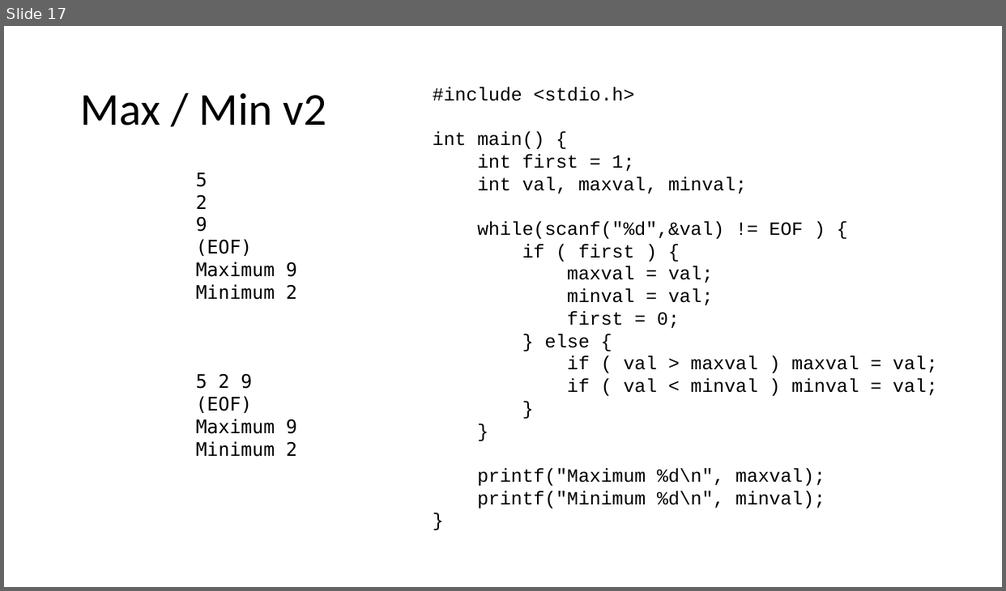
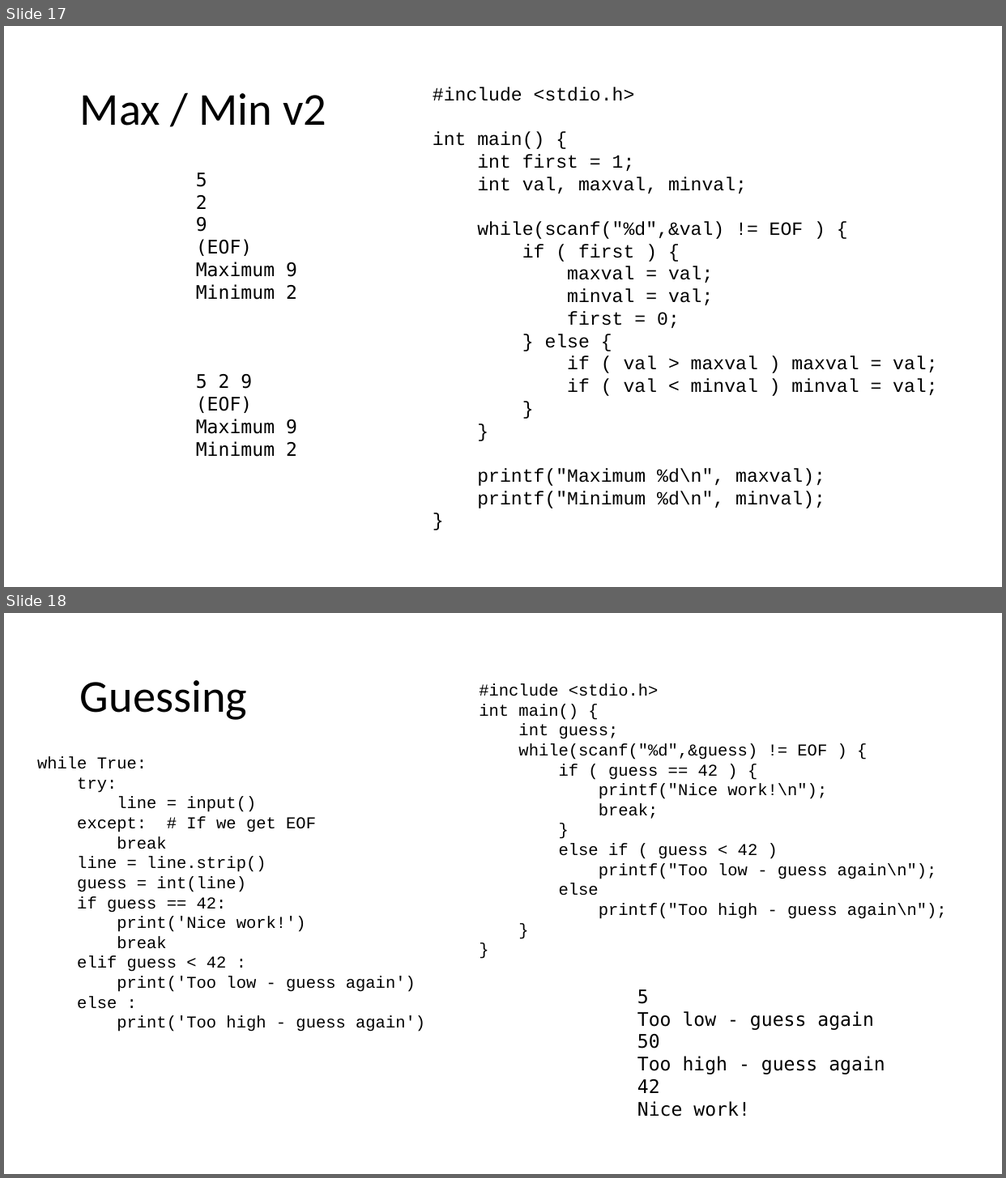
Before and after one commit to csev/cc4e, a slide deck: lectures/CC-02-Python.pptx. Shown one above the other, each under a label of ours: slide 17 before the commit, slides 17 and 18 after it. The pictures are 1006x591 and 1006x1178 pixels, drawn with LibreOffice and Linux fonts; fonts in the diff are those of the drawing. Boxes give left, top, right and bottom in pixels: in the first picture for what was removed or moved away, otherwise in the second. Text is boxed around its words. In the diff, an @@ line names an element or a change of style, - is before the commit and + after.

```diff
--- a/lectures/CC-02-Python.pptx
+++ b/lectures/CC-02-Python.pptx
@@ slide 18 added at [4,613,1002,1174], background #FFFFFF @@
@@ title added at [80,680,248,720], 44 pt, text #000000 @@
+Guessing
@@ text added at [479,683,947,919], 16 pt, text #000000 @@
+#include <stdio.h>
+int main() {
+int guess;
+while(scanf("%d",&guess) != EOF ) {
+if ( guess == 42 ) {
+printf("Nice work!\n");
+break;
+}
+else if ( guess < 42 )
+printf("Too low - guess again\n");
+else
+printf("Too high - guess again\n");
+}
+}
@@ text added at [37,757,425,1032], 16 pt, text #000000 @@
+while True:
+try:
+line = input()
+except: # If we get EOF
+break
+line = line.strip()
+guess = int(line)
+if guess == 42:
+print('Nice work!')
+break
+elif guess < 42 :
+print('Too low - guess again')
+else :
+print('Too high - guess again')
@@ text added at [637,990,885,1117], 18 pt, text #000000 @@
+5
+Too low - guess again
+50
+Too high - guess again
+42
+Nice work!
```
Also in this commit, not shown: 2 other files.
